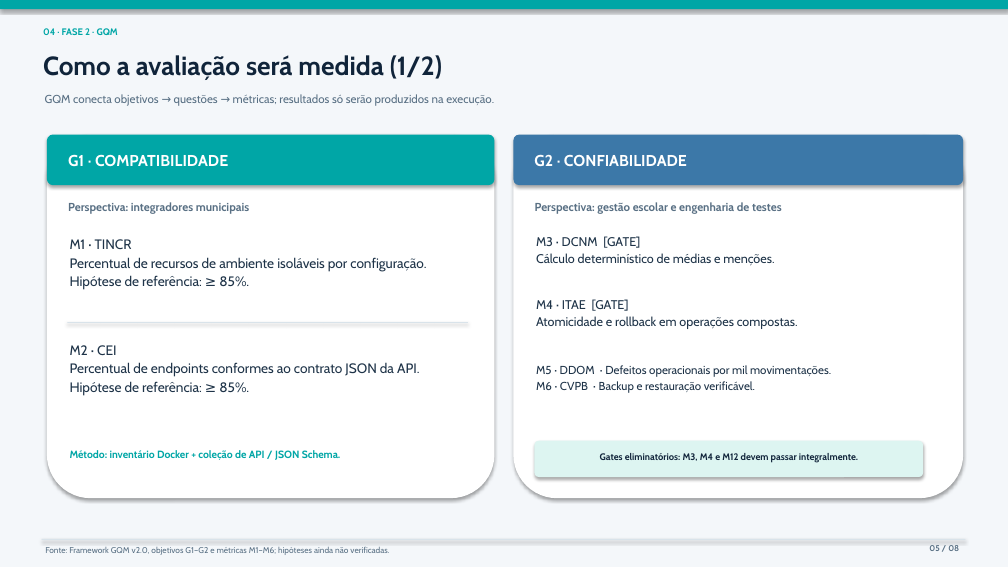
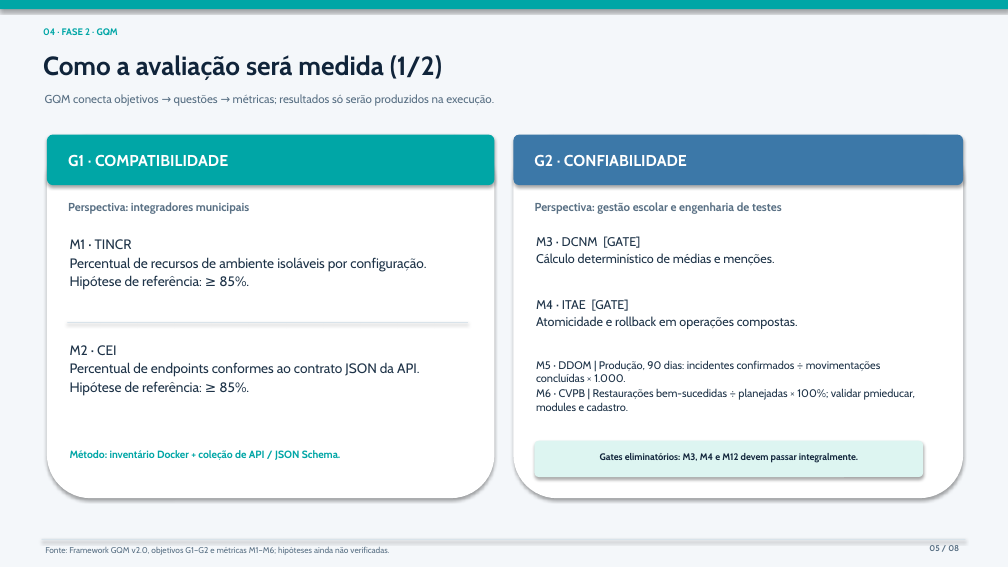
Before and after one commit to FCTE-Qualidade-de-Software-1/2026-2_T02_GRACE_HOPPER, a slide deck: slide 5 of docs/apresentacao_pc1.pptx. Drawn at 1008x567 pixels with LibreOffice and Linux fonts; fonts in the diff are those of the drawing. Boxes give left, top, right and bottom in pixels: in the first picture for what was removed or moved away, otherwise in the second. Text is boxed around its words. In the diff, an @@ line names an element or a change of style, - is before the commit and + after.

```diff
--- a/docs/apresentacao_pc1.pptx
+++ b/docs/apresentacao_pc1.pptx
@@ text at [536, 360, 915, 411]: text changed; size 11 to 10.5 pt @@
-M5 · DDOM · Defeitos operacionais por mil movimentações.
-M6 · CVPB · Backup e restauração verificável.
+M5 · DDOM | Produção, 90 dias: incidentes confirmados ÷ movimentações concluídas × 1.000.
+M6 · CVPB | Restaurações bem-sucedidas ÷ planejadas × 100%; validar pmieducar, modules e cadastro.
```
Also in this commit, not shown: 1 other slide changed.
